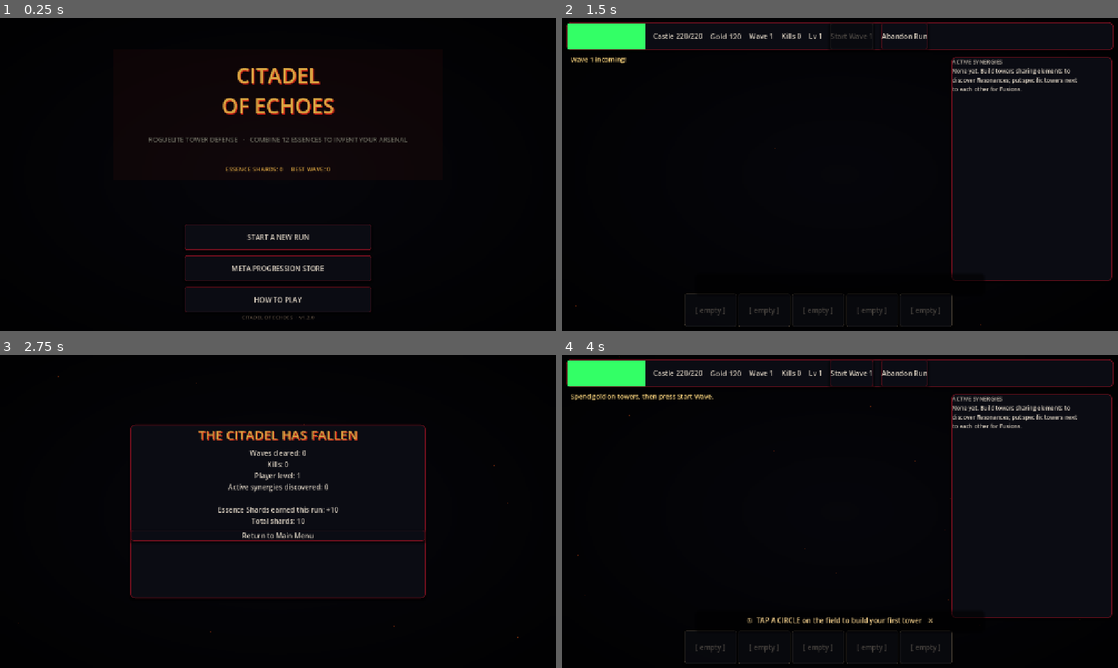
Above: before the commit, frames 1-4 (two rows, left to right).
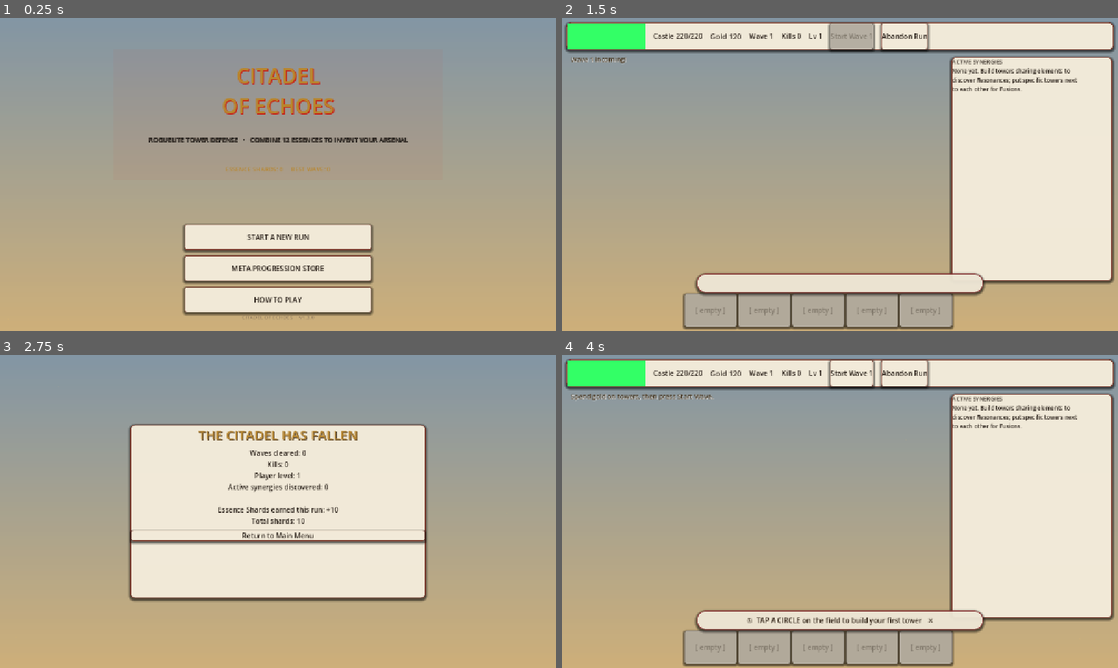
Above: after the commit, the same moments.

Repository: aropzero/Defender
Game: Godot game, scene res://scenes/main.tscn
The game is run twice, just before and just after one commit, with the same random seed, the same clock (stepped at 60 frames per second) and the same inputs.
Inputs:
- Up to frame 1 (0.25 s): no input
- Up to frame 2 (1.5 s): click "START A NEW RUN" at 0.5 s; click "Start Wave 1" at 1.25 s
- Up to frame 3 (2.75 s): click "Abandon Run" at 2 s
- Up to frame 4 (4 s): click "Return to Main Menu" at 2.75 s; click "START A NEW RUN" at 3.5 s

The runs differ from the first frame. In frame 1, 99% of the frame differs, in the area x 0-100%, y 0-100%; in frame 2, 99%; in frame 3, 100%; in frame 4, 99%.

Commit message:
v1.3.0: bright Earth battlefield re-theme (no more black hole)
- Replace near-black gothic palette with a daylit Earth battlefield: warm sky
  gradient, grass lanes, dirt paths, sandstone keep with red banners and a
  torch-lit gate, hills on the horizon, light dust motes.
- Parchment UI panels with dark ink text for readability on phones (A05s).
- Hint pill and message now light with dark text; title shadows softened.
- Boot/clear color brightened so there is no black flash at startup.

Diff:
--- a/project.godot
+++ b/project.godot
@@ -8,10 +8,10 @@
 
 config/name="Citadel of Echoes"
 config/description="A roguelite tower-defense where every tower and spell carries elemental essence; the interplay between them is the real weapon."
-config/version="1.2.0"
+config/version="1.3.0"
 run/main_scene="res://scenes/main.tscn"
 config/features=PackedStringArray("4.7", "C#", "Forward Plus")
-boot_splash/bg_color=Color(0.05, 0.06, 0.09, 1)
+boot_splash/bg_color=Color(0.75, 0.84, 0.91, 1)
 config/icon="res://icon.svg"
 
 [autoload]
@@ -32,7 +32,7 @@
 [rendering]
 
 renderer/rendering_method="mobile"
-environment/defaults/default_clear_color=Color(0.05, 0.06, 0.09, 1)
+environment/defaults/default_clear_color=Color(0.75, 0.84, 0.91, 1)
 textures/vram_compression/import_etc2_astc=true
 
 [input]
--- a/scripts/game/game.gd
+++ b/scripts/game/game.gd
@@ -57,17 +57,18 @@
 var _how_slide = 0
 
 # --------------------------------------------------------------------------
-# AAA gothic theme — dark stone, blood-iron borders, sickly gold, embers.
+# AAA theme — an Earth battlefield at golden hour: bright sky, grass, dirt,
+# sandstone keep. UI is warm parchment for readability on any screen.
 # --------------------------------------------------------------------------
-const CLR_BG = Color("#06060b")
-const CLR_PANEL = Color(0.045, 0.05, 0.08, 0.94)
-const CLR_PANEL_HI = Color(0.08, 0.09, 0.13, 0.96)
-const CLR_PANEL_DN = Color(0.03, 0.033, 0.055, 0.95)
-const CLR_BORDER = Color("#6d0f1d")
-const CLR_BORDER_HI = Color("#b01e2e")
-const CLR_GOLD = Color("#d9a441")
-const CLR_TXT = Color("#d6ccbd")
-const CLR_TXT_DIM = Color(0.55, 0.53, 0.48, 0.8)
+const CLR_BG = Color("#bfd6e8")
+const CLR_PANEL = Color(0.97, 0.94, 0.87, 0.96)
+const CLR_PANEL_HI = Color(1.0, 0.97, 0.91, 0.98)
+const CLR_PANEL_DN = Color(0.90, 0.85, 0.76, 0.97)
+const CLR_BORDER = Color("#7a3b2e")
+const CLR_BORDER_HI = Color("#9c4f3a")
+const CLR_GOLD = Color("#b8862e")
+const CLR_TXT = Color("#2a211a")
+const CLR_TXT_DIM = Color(0.35, 0.30, 0.26, 0.85)
 
 var _vs = Vector2(1280, 720)
 var _scale = 1.0
@@ -92,11 +93,11 @@
 		b.add_theme_stylebox_override("normal", _sb(CLR_PANEL, CLR_BORDER, 1, 4))
 		b.add_theme_stylebox_override("hover", _sb(CLR_PANEL_HI, CLR_BORDER_HI, 2, 4))
 		b.add_theme_stylebox_override("pressed", _sb(CLR_PANEL_DN, CLR_GOLD, 2, 4))
-		b.add_theme_stylebox_override("disabled", _sb(Color(0.05, 0.055, 0.08, 0.6), Color(0.25, 0.22, 0.18, 0.6), 1, 4))
+		b.add_theme_stylebox_override("disabled", _sb(Color(0.78, 0.75, 0.70, 0.8), Color(0.55, 0.52, 0.48, 0.7), 1, 4))
 		b.add_theme_color_override("font_color", CLR_TXT)
-		b.add_theme_color_override("font_hover_color", Color("#f0e6d0"))
-		b.add_theme_color_override("font_pressed_color", CLR_GOLD)
-		b.add_theme_color_override("font_disabled_color", Color(0.45, 0.42, 0.38, 0.6))
+		b.add_theme_color_override("font_hover_color", Color("#0f0a07"))
+		b.add_theme_color_override("font_pressed_color", Color("#5a3a12"))
+		b.add_theme_color_override("font_disabled_color", Color(0.42, 0.39, 0.34, 0.7))
 	elif n is PanelContainer:
 		n.add_theme_stylebox_override("panel", _sb(CLR_PANEL, CLR_BORDER, 2, 10))
 	elif n is Label:
@@ -108,7 +109,7 @@
 func _title(l: Label, size: int) -> void:
 	l.add_theme_font_size_override("font_size", size)
 	l.add_theme_color_override("font_color", CLR_GOLD)
-	l.add_theme_color_override("font_shadow_color", Color(0.9, 0.15, 0.1, 0.6))
+	l.add_theme_color_override("font_shadow_color", Color(0.25, 0.16, 0.06, 0.55))
 	l.add_theme_constant_override("shadow_offset_x", 2)
 	l.add_theme_constant_override("shadow_offset_y", 2)
 
@@ -122,40 +123,43 @@
 	_bg.name = "_bg"
 	_bg.set_anchors_preset(Control.PRESET_FULL_RECT)
 	_ui.add_child(_bg)
-	var base := ColorRect.new()
-	base.color = CLR_BG
-	base.set_anchors_preset(Control.PRESET_FULL_RECT)
-	_bg.add_child(base)
-	var vig := TextureRect.new()
-	var vigtex := GradientTexture2D.new()
-	vigtex.gradient = Gradient.new()
-	vigtex.gradient.set_color(0, Color(0, 0, 0, 0))
-	vigtex.gradient.set_color(1, Color(0, 0, 0, 0.93))
-	vigtex.fill_from = Vector2(0.5, 0.5)
-	vigtex.fill_to = Vector2(1.06, 1.06)
-	vigtex.fill = GradientTexture2D.FILL_RADIAL
-	vig.texture = vigtex
-	vig.set_anchors_preset(Control.PRESET_FULL_RECT)
-	_bg.add_child(vig)
-	var emb := CPUParticles2D.new()
-	emb.amount = 80
-	emb.lifetime = 6.0
-	emb.emission_shape = CPUParticles2D.EMISSION_SHAPE_RECTANGLE
-	emb.emission_rect_extents = Vector2(760, 420)
-	emb.position = Vector2(640, 320)
-	emb.direction = Vector2(0, -1)
-	emb.spread = 30
-	emb.gravity = Vector2(0, -10)
-	emb.initial_velocity_min = 6
-	emb.initial_velocity_max = 40
-	emb.scale_amount_min = 0.8
-	emb.scale_amount_max = 2.6
-	emb.color = Color(1.0, 0.55, 0.25, 0.5)
-	var ramp := Gradient.new()
-	ramp.set_color(0, Color(1.0, 0.7, 0.35, 0.85))
-	ramp.set_color(1, Color(0.5, 0.05, 0.02, 0.0))
-	emb.color_ramp = ramp
-	_bg.add_child(emb)
+	# Sky: warm daylit gradient (upper sky -> warm horizon).
+	var sky := TextureRect.new()
+	var skytex := GradientTexture2D.new()
+	skytex.gradient = Gradient.new()
+	skytex.gradient.set_color(0, Color("#7fa6c9"))
+	skytex.gradient.set_color(1, Color("#e6c98f"))
+	skytex.fill_from = Vector2(0.5, 0.0)
+	skytex.fill_to = Vector2(0.5, 1.0)
+	skytex.fill = GradientTexture2D.FILL_LINEAR
+	sky.texture = skytex
+	sky.set_anchors_preset(Control.PRESET_FULL_RECT)
+	_bg.add_child(sky)
+	# Warm ground haze along the bottom (reads as earth, not void).
+	var ground := ColorRect.new()
+	ground.color = Color(0.55, 0.42, 0.26, 0.28)
+	ground.set_anchors_preset(Control.PRESET_FULL_RECT)
+	_bg.add_child(ground)
+	# Light dust motes drifting in the sun (replaces the black embers).
+	var motes := CPUParticles2D.new()
+	motes.amount = 70
+	motes.lifetime = 8.0
+	motes.emission_shape = CPUParticles2D.EMISSION_SHAPE_RECTANGLE
+	motes.emission_rect_extents = Vector2(760, 420)
+	motes.position = Vector2(640, 320)
+	motes.direction = Vector2(0, -1)
+	motes.spread = 40
+	motes.gravity = Vector2(0, -6)
+	motes.initial_velocity_min = 4
+	motes.initial_velocity_max = 24
+	motes.scale_amount_min = 0.6
+	motes.scale_amount_max = 2.0
+	motes.color = Color(1.0, 0.88, 0.6, 0.22)
+	var mramp := Gradient.new()
+	mramp.set_color(0, Color(1.0, 0.9, 0.65, 0.35))
+	mramp.set_color(1, Color(0.9, 0.75, 0.5, 0.0))
+	motes.color_ramp = mramp
+	_bg.add_child(motes)
 
 func _relayout() -> void:
 	var vs := get_viewport().get_visible_rect().size
@@ -480,50 +484,53 @@
 
 func _world_draw() -> void:
 	var w = _world
-	# field base
-	w.draw_rect(Rect2(20, 40, 1240, 560), Color(0.055, 0.07, 0.10), true)
-	# alternate lane ribbons for depth
+	# field base — grass
+	w.draw_rect(Rect2(20, 40, 1240, 560), Color("#6f9456"), true)
+	# alternate lane ribbons — mown grass bands
 	for i in LANES:
 		if i % 2 == 0:
 			continue
 		var y0 = (lane_ys[i - 1] + lane_ys[i]) * 0.5 if i > 0 else 40.0
 		var y1 = (lane_ys[i] + lane_ys[i + 1]) * 0.5 if i < LANES - 1 else 600.0
-		w.draw_rect(Rect2(20, y0, 1240, y1 - y0), Color(0.04, 0.05, 0.075), true)
-	# lane guide lines
+		w.draw_rect(Rect2(20, y0, 1240, y1 - y0), Color("#5f8550"), true)
+	# lane guide lines — dirt path
 	for i in LANES:
 		var y = lane_ys[i]
-		w.draw_line(Vector2(20, y), Vector2(CASTLE_X + 50, y), Color(0.12, 0.14, 0.19), 2)
-	# build sockets (empties)
+		w.draw_line(Vector2(20, y), Vector2(CASTLE_X + 50, y), Color("#b39060"), 3)
+	# build sockets (empties) — sun-bleached stone pads
 	for key in slot_pos:
 		var p: Vector2 = slot_pos[key]
 		if Run.tower_at(int(key.split(",")[0]), int(key.split(",")[1])).is_empty():
-			w.draw_circle(p, 18, Color(0.10, 0.12, 0.17))
-			w.draw_arc(p, 18, 0, TAU, 26, Color(0.32, 0.36, 0.45), 2.5)
-			w.draw_line(p + Vector2(-8, 0), p + Vector2(8, 0), Color(0.4, 0.45, 0.55), 2)
-			w.draw_line(p + Vector2(0, -8), p + Vector2(0, 8), Color(0.4, 0.45, 0.55), 2)
-	# castle keep
+			w.draw_circle(p, 18, Color("#d8cba4"))
+			w.draw_arc(p, 18, 0, TAU, 26, Color("#6b5a3a"), 3)
+			w.draw_line(p + Vector2(-8, 0), p + Vector2(8, 0), Color("#6b5a3a"), 3)
+			w.draw_line(p + Vector2(0, -8), p + Vector2(0, 8), Color("#6b5a3a"), 3)
+	# castle keep — sandstone with red banners
 	var cx = CASTLE_X - 10
-	w.draw_rect(Rect2(cx, 40, 72, 560), Color(0.22, 0.24, 0.32), true)
+	w.draw_rect(Rect2(cx, 40, 72, 560), Color("#c9b089"), true)
+	w.draw_rect(Rect2(cx + 4, 48, 64, 12), Color("#a98f6a"), true)
 	for i in range(6):
 		var bxp = cx + 2 + i * 12
-		w.draw_rect(Rect2(bxp, 40, 8, 16), Color(0.28, 0.30, 0.40), true)
+		w.draw_rect(Rect2(bxp, 40, 8, 20), Color("#b39a72"), true)
+		w.draw_rect(Rect2(bxp + 1, 40, 6, 6), Color("#8e3b3b"), true)
 	# gate
-	w.draw_rect(Rect2(cx + 18, 330, 36, 270), Color(0.03, 0.03, 0.05), true)
-	w.draw_arc(Vector2(cx + 36, 330), 18, PI, TAU, 24, Color(0.03, 0.03, 0.05), 20)
-	# gate blood-glow
+	w.draw_rect(Rect2(cx + 18, 330, 36, 270), Color("#4a3626"), true)
+	w.draw_arc(Vector2(cx + 36, 330), 18, PI, TAU, 24, Color("#4a3626"), 20)
+	# warm torch glow bleeding from the gate
 	for i in range(12):
-		var a = 0.013 * (i + 1)
-		w.draw_arc(Vector2(cx + 60, 360), 26 + i * 13, PI * 0.5, PI * 1.5, 28, Color(0.9, 0.25, 0.18, a), 8.0)
+		var a = 0.02 * (i + 1)
+		w.draw_arc(Vector2(cx + 60, 360), 26 + i * 13, PI * 0.5, PI * 1.5, 28, Color(1.0, 0.62, 0.25, a), 8.0)
 	# beacon
-	w.draw_circle(Vector2(cx + 82, 120), 6, Color(0.95, 0.75, 0.25))
-	# ragged ruin silhouettes along the rear horizon
-	var shapes = [26, 40, 18, 34, 24]
+	w.draw_circle(Vector2(cx + 82, 120), 6, Color("#ffd24a"))
+	w.draw_arc(Vector2(cx + 82, 120), 10, 0, TAU, 20, Color(1.0, 0.8, 0.3, 0.4), 2)
+	# distant hills along the horizon (soft blue-green, Earth not void)
+	var shapes = [24, 40, 16, 34, 22]
 	for i in shapes.size():
 		var rx = 60 + i * 240
 		var rh = shapes[i]
 		var pts = PackedVector2Array([
 			Vector2(rx, 40), Vector2(rx + 14, 40), Vector2(rx + 8, 40 - rh)])
-		w.draw_colored_polygon(pts, Color(0.045, 0.05, 0.085))
+		w.draw_colored_polygon(pts, Color("#8ba06b"))
 	# fx
 	for f in fx:
 		match f.kind:
@@ -601,22 +608,22 @@
 	_msg_lbl.position = Vector2(20, 620)
 	_msg_lbl.size = Vector2(800, 20)
 	_msg_lbl.add_theme_font_size_override("font_size", 15)
-	_msg_lbl.modulate = Color(1, 0.85, 0.5)
+	_msg_lbl.add_theme_color_override("font_color", Color("#3a2a14"))
+	_msg_lbl.add_theme_color_override("font_shadow_color", Color(1, 1, 1, 0.6))
+	_msg_lbl.add_theme_constant_override("shadow_offset_x", 1)
+	_msg_lbl.add_theme_constant_override("shadow_offset_y", 1)
 	_ui.add_child(_msg_lbl)
-	# guide hint (tap to dismiss)
+	# guide hint (tap to dismiss) — light parchment pill, dark text
 	_hint_lbl = Button.new()
 	_hint_lbl.name = "Hint"
 	_hint_lbl.add_theme_font_size_override("font_size", 16)
-	_hint_lbl.add_theme_color_override("font_color", Color("#f0cd8a"))
-	_hint_lbl.add_theme_color_override("font_hover_color", Color("#ffe6ad"))
-	_hint_lbl.add_theme_color_override("font_shadow_color", Color(0, 0, 0, 0.9))
-	_hint_lbl.add_theme_constant_override("shadow_offset_x", 1)
-	_hint_lbl.add_theme_constant_override("shadow_offset_y", 1)
-	var flat := _sb(Color(0, 0, 0, 0.0), Color(1, 1, 1, 0.0), 0)
-	_hint_lbl.add_theme_stylebox_override("normal", flat)
-	_hint_lbl.add_theme_stylebox_override("hover", flat)
-	_hint_lbl.add_theme_stylebox_override("pressed", flat)
-	_hint_lbl.add_theme_stylebox_override("focus", flat)
+	_hint_lbl.add_theme_color_override("font_color", Color("#2f2114"))
+	_hint_lbl.add_theme_color_override("font_hover_color", Color("#160e08"))
+	var hint_sb := _sb(Color(0.97, 0.94, 0.87, 0.92), Color("#8e3b3b"), 2, 20)
+	_hint_lbl.add_theme_stylebox_override("normal", hint_sb)
+	_hint_lbl.add_theme_stylebox_override("hover", hint_sb)
+	_hint_lbl.add_theme_stylebox_override("pressed", hint_sb)
+	_hint_lbl.add_theme_stylebox_override("focus", hint_sb)
 	_hint_lbl.pressed.connect(func(): _hint_dismissed = true; _update_hint())
 	_ui.add_child(_hint_lbl)
 	_skin(_topbar)
